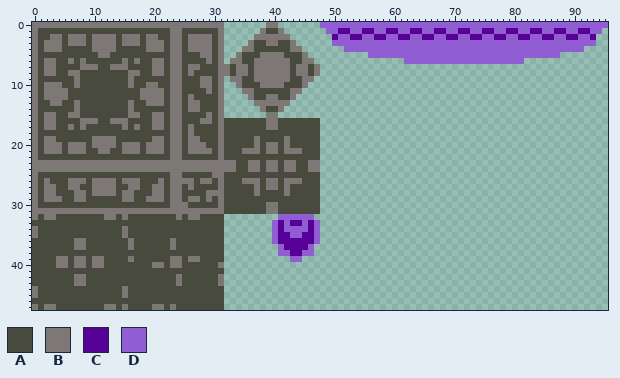
Pixel-art file: Resources/8x8.aseprite. Above is the file before it was changed.
96x48 pixels, 1 frame.
Palette (. is transparent): A #484a3e  B #7d7775  C #560098  D #915dd3
The same view after the edit:
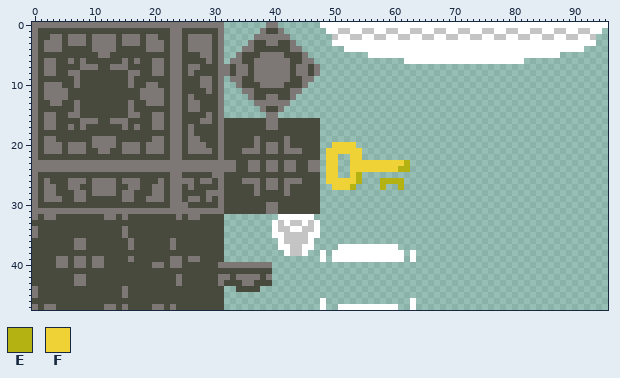
Colours new in this view: E #b4b113  F #efd336
Diff:
layer "TileSet" added
layer "Main" removed
layer "Palette Swap" removed
Colour C changes from #560098 to #c4c4c4.
Colour D changes from #915dd3 to #ffffff.
Colour A now appears in row 41 at x 32 to 39; in row 42 at x 33 and 38; in row 43 at x 32 to 34 and 37 to 39; in row 44 at x 34 to 37.
Colour B now appears in row 40 at x 32 to 39; in row 42 at x 32, 34 to 37 and 39; in row 43 at x 35 to 36.
The author changed colour D to colour C in row 34 at x 42 and 45; in row 35 at x 43 to 44.
Colour D now appears in row 37 at x 51 to 60; in rows 38 to 39 at x 48, 50 to 61 and 63; in row 46 at x 48 and 63; in row 47 at x 48, 51 to 60 and 63.
The author changed colour C to colour D in rows 35 to 36 at x 41 and 46; in row 37 at x 42 and 45.
Colour E now appears in row 23 at x 62; in row 24 at x 61 to 62; in row 25 at x 54; in row 26 at x 54 and 58 to 61; in row 27 at x 53, 58 and 61.
Colour F now appears in row 20 at x 50 to 53; in row 21 at x 49 to 54; in row 22 at x 49 to 50 and 53 to 54; in row 23 at x 49 to 50 and 53 to 61; in row 24 at x 49 to 50 and 53 to 60; in row 25 at x 49 to 50 and 53.
Colour F now appears in row 26 at x 49 to 53; in row 27 at x 50 to 52.
Colour D is removed in row 36 at x 40 and 47; in row 38 at x 41 and 46; in row 39 at x 43 to 44.
Pixel boxes of the changes (left, top, right, bottom) in both pictures:
changed: (320, 22, 608, 64)
changed: (224, 142, 416, 292)
added: (320, 298, 416, 310)
